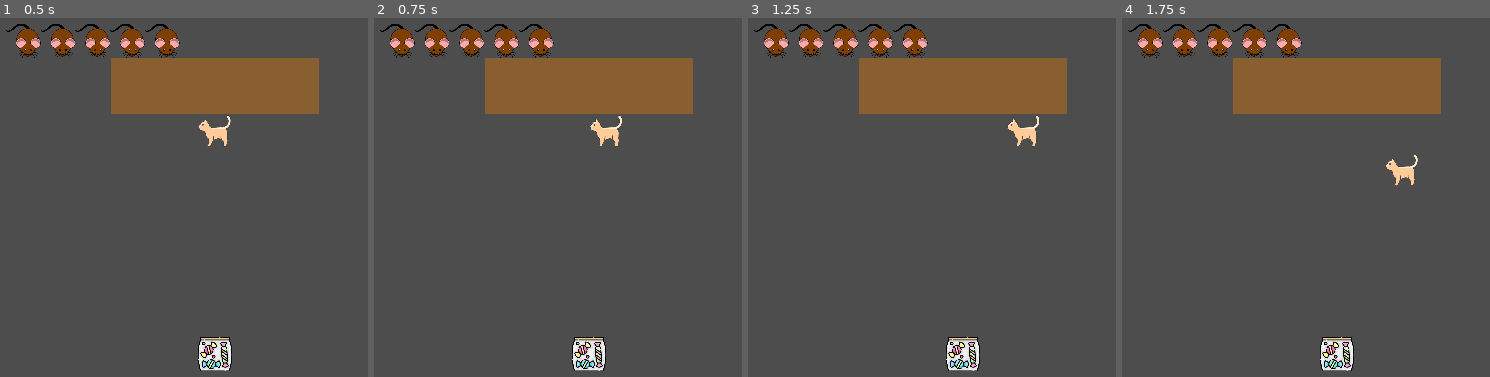
Above: before the commit, frames 1-4 (left to right).
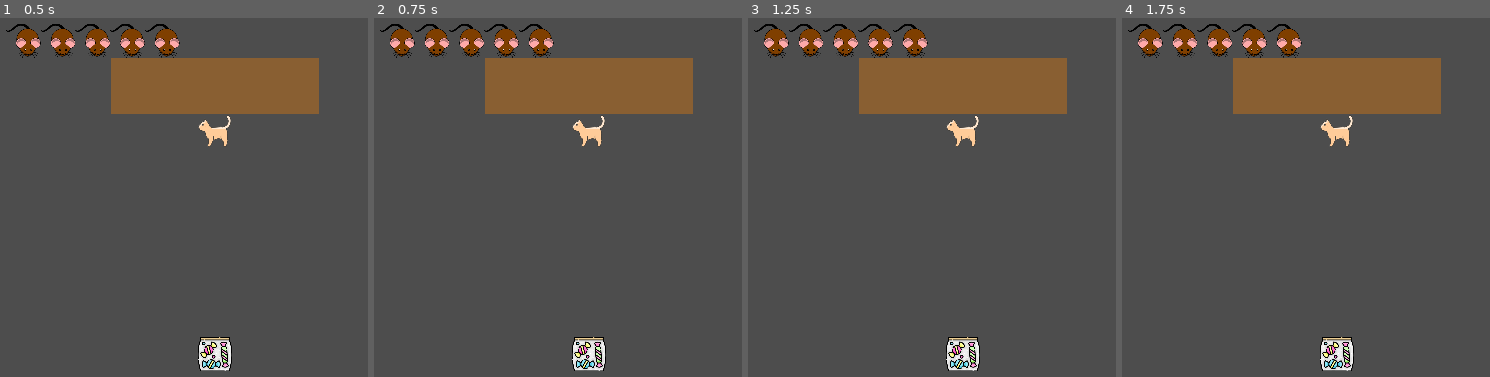
Above: after the commit, the same moments.

Repository: Mateusz-Birembaut/POA_SMA
Game: Godot game, scene res://src/main.tscn
Two runs of this game, one before a commit and one after it. Both use one fixed random seed, a clock stepped at 60 frames per second and the inputs below.
Inputs:
- Up to frame 1 (0.5 s): no input
- Up to frame 2 (0.75 s): tap Enter at 0.5 s; hold Right (ui_right) from 0.53 s (still down)
- Up to frame 3 (1.25 s): keep holding Right (ui_right)
- Up to frame 4 (1.75 s): release Right (ui_right) at 1.28 s; hold Down (ui_down) from 1.28 s (still down)

Frame 1 is identical in both runs. In frame 2, 0.5% of the frame differs, in the area x 54-68%, y 27-36%; in frame 3, 0.6%, in the area x 54-80%, y 27-36%; in frame 4, 0.6%.

Commit message:
fix prof en mode debug

Diff:
--- a/src/prof.gd
+++ b/src/prof.gd
@@ -41,10 +41,12 @@
 		var direction_x = Input.get_axis("ui_left", "ui_right")
 		var direction_y = Input.get_axis("ui_up", "ui_down")
 
-		velocity.x = direction_x * speed * delta
-		velocity.y = direction_y * speed * delta
-
-		move_and_slide()
+		if direction_x and direction_y:
+			velocity.x = direction_x * speed * delta
+			velocity.y = direction_y * speed * delta
+			move_and_slide()
+		else:
+			super._physics_process(delta)
 	else:
 		super._physics_process(delta)
 
